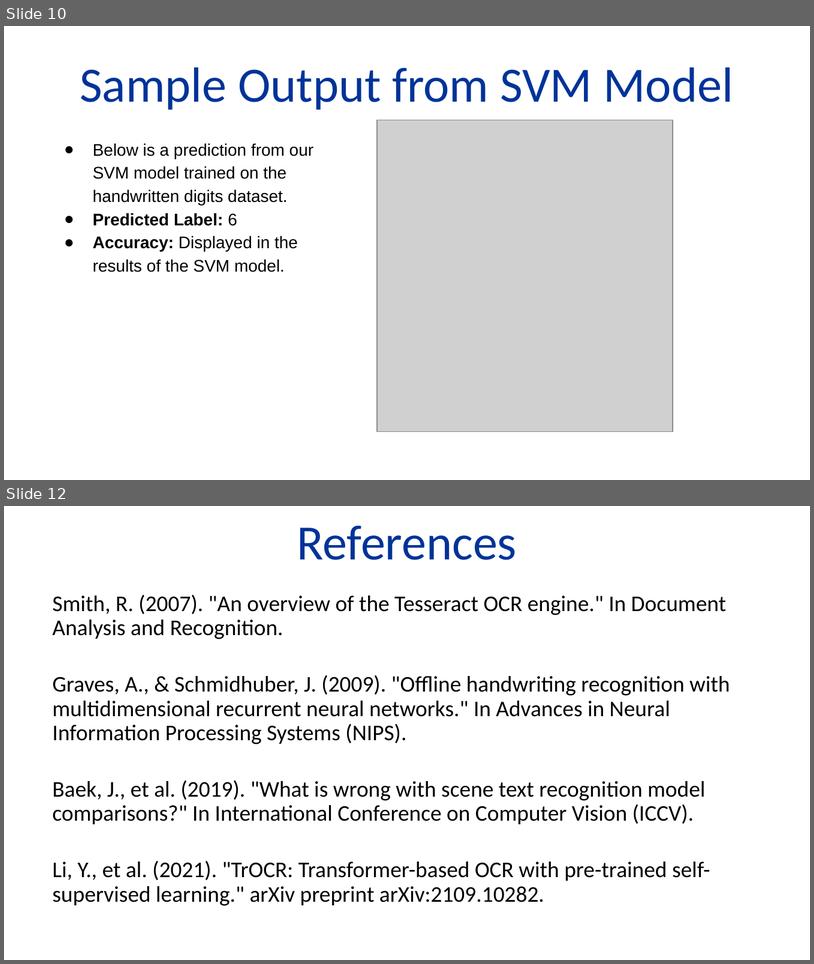
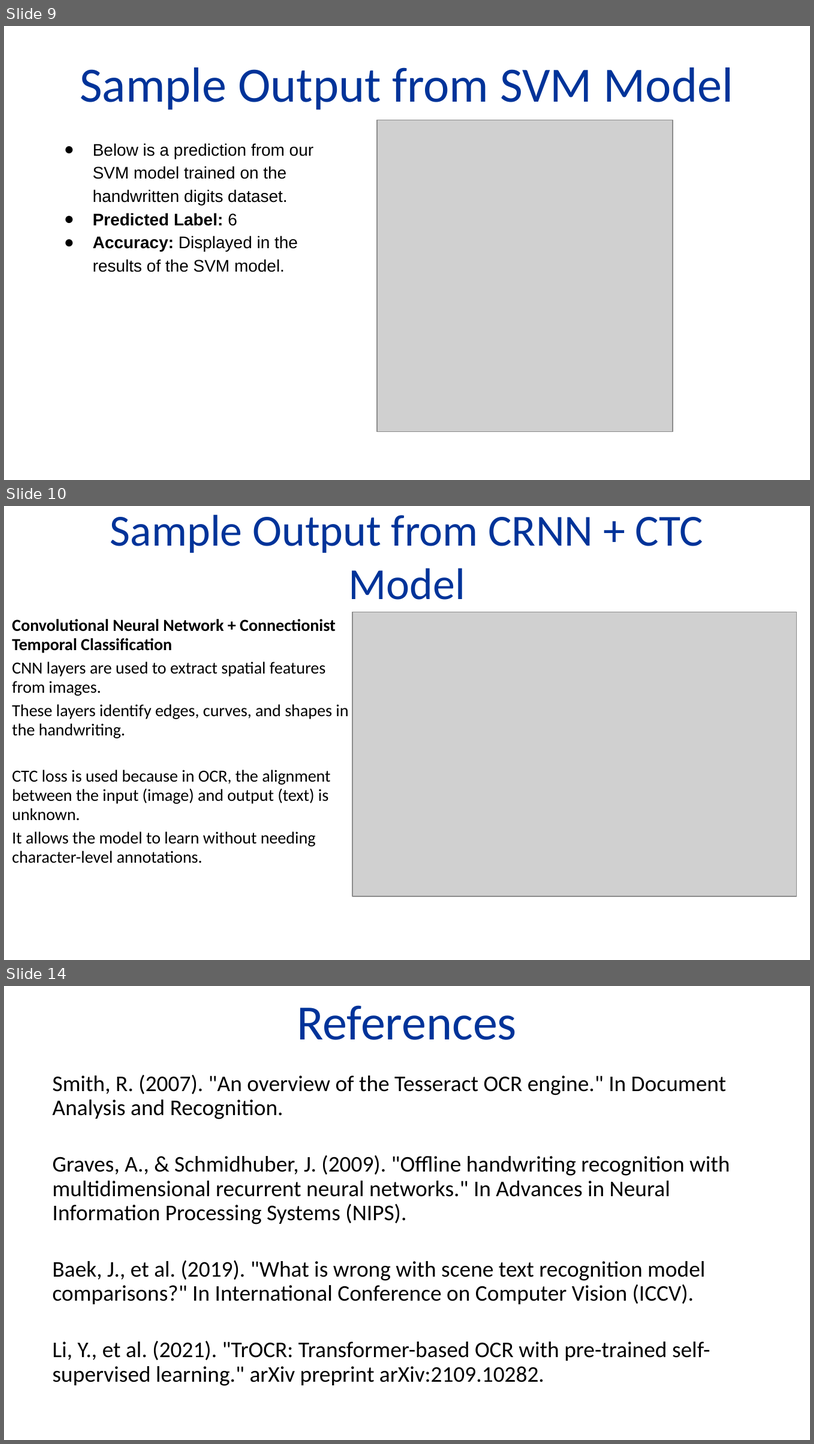
Before and after one commit to Biancaa-R/ODR_ODD_tm4c123gxl, a slide deck: ml_docs/ml_ocr.pptx. Shown one above the other, each under a label of ours: slides 10 and 12 before the commit, slides 9, 10 and 14 after it; the slides between them are not shown. The pictures are 814x964 and 814x1444 pixels, drawn with LibreOffice and Linux fonts; fonts in the diff are those of the drawing; grey boxes stand for pictures; background and template pictures are left out. Boxes give left, top, right and bottom in pixels: in the first picture for what was removed or moved away, otherwise in the second. Text is boxed around its words. In the diff, an @@ line names an element or a change of style, - is before the commit and + after.

```diff
--- a/ml_docs/ml_ocr.pptx
+++ b/ml_docs/ml_ocr.pptx
@@ slide 10 added at (4, 506, 810, 960), background #FFFFFF @@
@@ title added at (110, 514, 704, 600), 39.6 pt, text #003399 @@
+Sample Output from CRNN + CTC Model
@@ picture added at (353, 612, 797, 896) @@
@@ text added at (12, 619, 348, 863), 15.1 pt, text #000000 @@
+Convolutional Neural Network + Connectionist Temporal Classification
+CNN layers are used to extract spatial features from images.
+These layers identify edges, curves, and shapes in the handwriting.
+CTC loss is used because in OCR, the alignment between the input (image) and output (text) is unknown.
+It allows the model to learn without needing character-level annotations.
@@ what was slide 10 is now slide 9 @@
@@ what was slide 12 is now slide 14 @@
```
Also in this commit, not shown: 3 slides changed, 2 other slides added, 1 slide removed, 1 other file.
